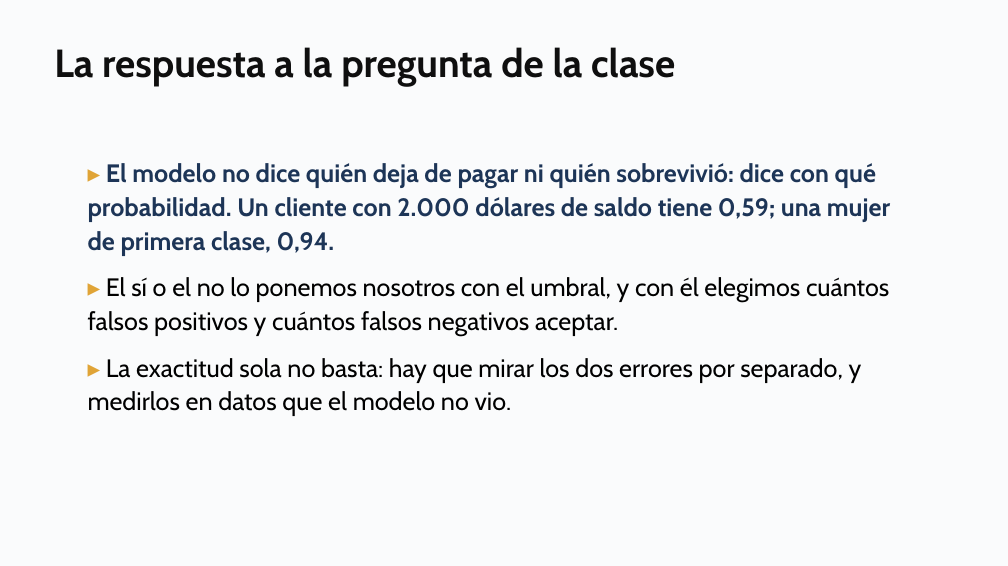
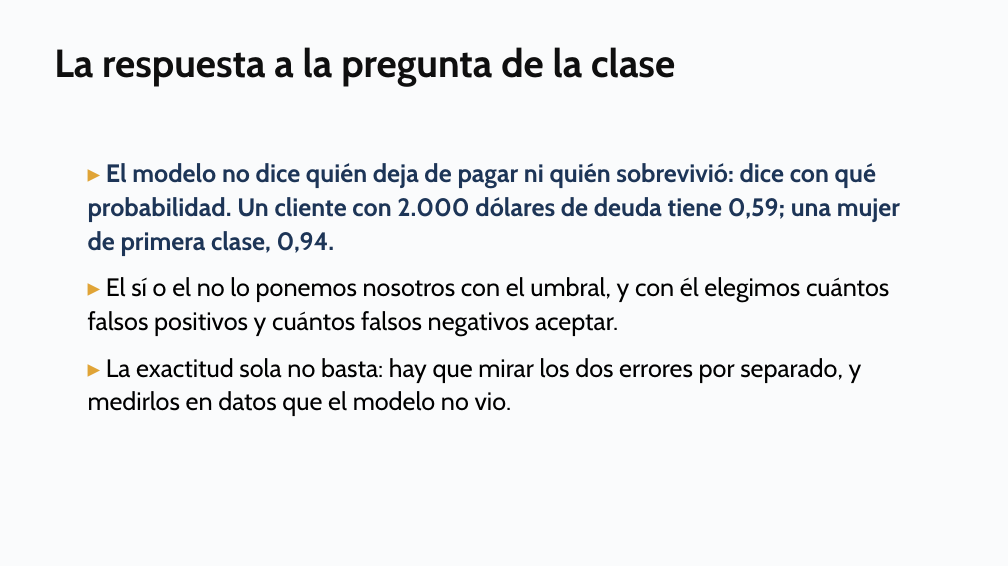
Before and after one commit to daniopitz/diplomado-cdd, a slide deck: slide 34 of presentaciones/clase06_regresion_logistica.pptx. Drawn at 1008x566 pixels with LibreOffice and Linux fonts; fonts in the diff are those of the drawing. Boxes give left, top, right and bottom in pixels: in the first picture for what was removed or moved away, otherwise in the second. Text is boxed around its words. In the diff, an @@ line names an element or a change of style, - is before the commit and + after.

```diff
--- a/presentaciones/clase06_regresion_logistica.pptx
+++ b/presentaciones/clase06_regresion_logistica.pptx
@@ text at (x1=88, y1=163, x2=900, y2=256): text changed @@
-▸ El modelo no dice quién deja de pagar ni quién sobrevivió: dice con qué probabilidad. Un cliente con 2.000 dólares de saldo tiene 0,59; una mujer de primera clase, 0,94.
+▸ El modelo no dice quién deja de pagar ni quién sobrevivió: dice con qué probabilidad. Un cliente con 2.000 dólares de deuda tiene 0,59; una mujer de primera clase, 0,94.
```
Also in this commit, not shown: 7 other slides changed, 6 other files.
